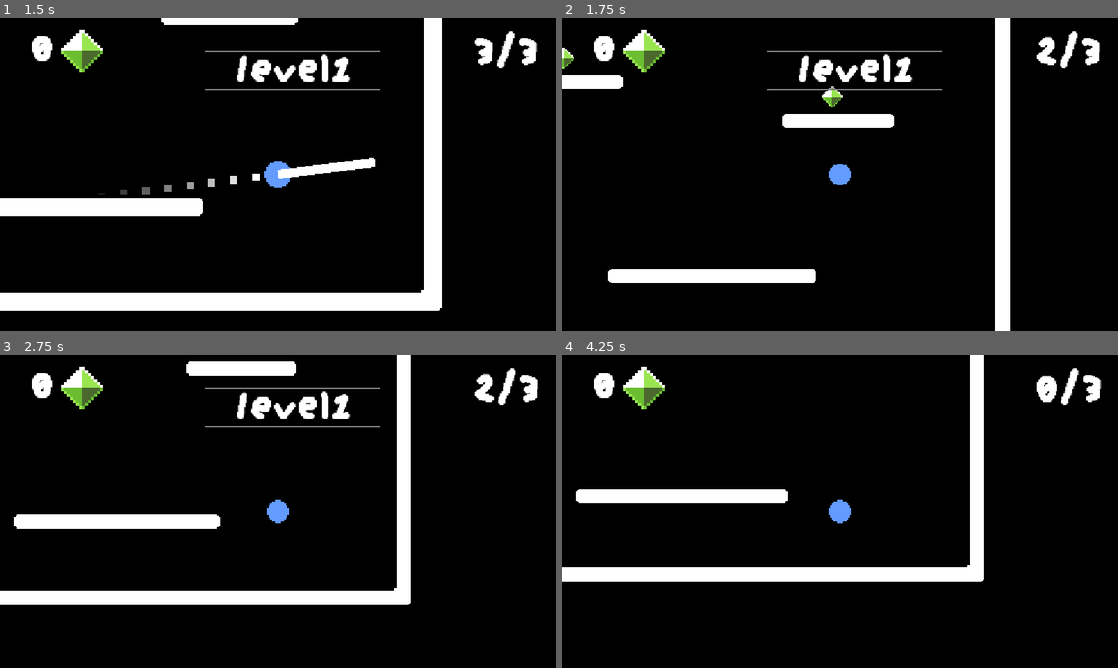
Above: before the commit, frames 1-4 (two rows, left to right).
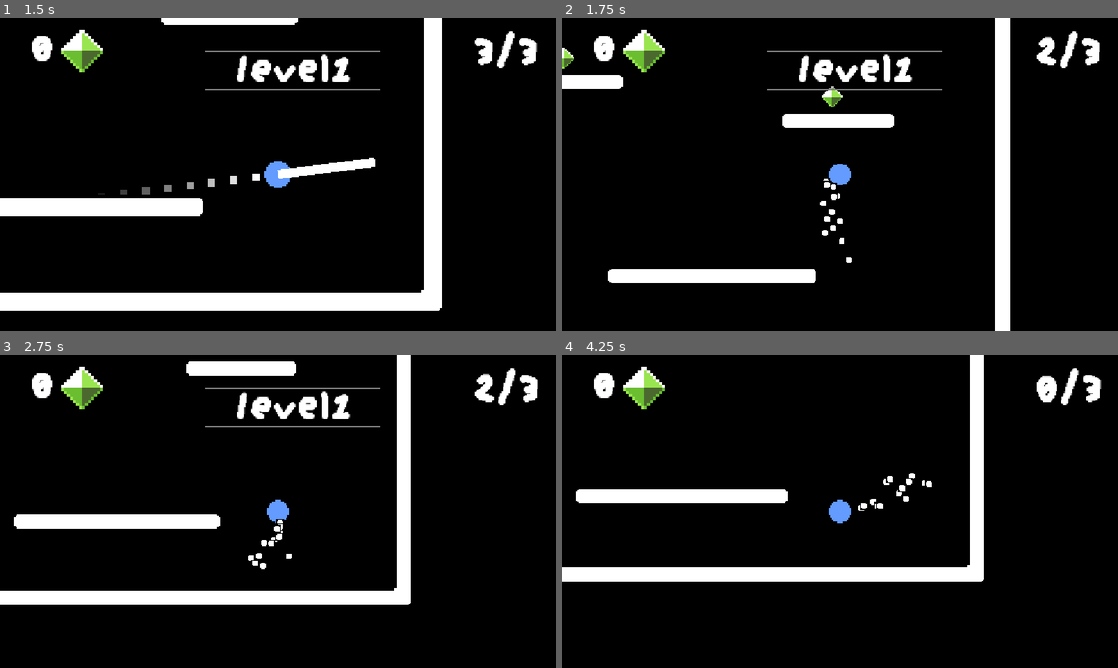
Above: after the commit, the same moments.

Repository: wuffgame/haven-gra
Game: Godot game, scene res://sceny/main_menu.tscn
Same seed, same stepped clock (60 frames per second), same inputs: the game is played once before the commit and once after it.
Inputs (mouse positions are in pixels of both pictures, inside the frame that each line leads up to):
- Up to frame 1 (1.5 s): click (272, 202) at 0.5 s; move the mouse to (400, 158) at 1.27 s; click (400, 158) at 1.42 s
- Up to frame 2 (1.75 s): no input
- Up to frame 3 (2.75 s): drag from (166, 527) to (278, 511) at 2.02 s
- Up to frame 4 (4.25 s): move the mouse to (895, 442) at 2.77 s; click (895, 442) at 2.92 s; drag from (812, 574) to (673, 464) at 3.52 s

Frame 1 is identical in both runs. In frame 2, 0.2% of the frame differs, in the area x 46-53%, y 51-79%; in frame 3, 0.2%; in frame 4, 0.2%, in the area x 53-67%, y 37-50%.

Commit message:
Dodano podstawowe particle podczas kolizji ze ścianą

Diff:
--- a/sceny/gracz.tscn
+++ b/sceny/gracz.tscn
@@ -4,6 +4,7 @@
 [ext_resource type="Texture2D" uid="uid://dpqyo80kw0wnx" path="res://assety/game/ball.png" id="2_40piq"]
 [ext_resource type="FontFile" uid="uid://cyvtx8cldexhl" path="res://assety/fonts/augiepixel.ttf" id="3_8in0d"]
 [ext_resource type="Texture2D" uid="uid://dpgcg5bu3kcgh" path="res://assety/game/gem.png" id="4_l1edu"]
+[ext_resource type="Texture2D" uid="uid://cckpnjuo1vb4p" path="res://assety/game/particle.png" id="5_oap5v"]
 
 [sub_resource type="CircleShape2D" id="CircleShape2D_epuwg"]
 radius = 17.0
@@ -61,6 +62,12 @@
 [sub_resource type="LabelSettings" id="LabelSettings_5ejix"]
 font = ExtResource("3_8in0d")
 font_size = 103
+
+[sub_resource type="ParticleProcessMaterial" id="ParticleProcessMaterial_5ejix"]
+particle_flag_disable_z = true
+initial_velocity_min = 200.0
+initial_velocity_max = 300.0
+gravity = Vector3(0, 98, 0)
 
 [node name="CharacterBody2D" type="CharacterBody2D" unique_id=944777820]
 script = ExtResource("1_7iwne")
@@ -129,4 +136,12 @@
 text = "213"
 label_settings = SubResource("LabelSettings_5ejix")
 
+[node name="GPUParticles2D" type="GPUParticles2D" parent="." unique_id=777710837]
+emitting = false
+amount = 15
+texture = ExtResource("5_oap5v")
+lifetime = 0.2
+one_shot = true
+process_material = SubResource("ParticleProcessMaterial_5ejix")
+
 [connection signal="area_entered" from="CollectorHitbox" to="." method="_on_collector_hitbox_area_entered"]
--- a/skrypty/gracz.gd
+++ b/skrypty/gracz.gd
@@ -33,6 +33,7 @@
 @onready var lvl_panel_label: Label = $CanvasLayer/Panel/Label
 @onready var lvl_panel: Panel = $CanvasLayer/Panel
 @onready var anim_player: AnimationPlayer = $CanvasLayer/Panel/AnimationPlayer
+@onready var hit_particles: GPUParticles2D = $GPUParticles2D
 
 func _ready() -> void:
 	lvl_panel_label.text = "level" + str(Global.lvl_number)
@@ -143,6 +144,12 @@
 	var normal = collision.get_normal()
 	velocity = velocity.bounce(normal) * 0.85
 	play_squash_animation(normal)
+	print("Uderzenie w ścianę! Odpalam cząsteczki.")
+	if hit_particles:
+		hit_particles.global_position = collision.get_position()
+		hit_particles.rotation = normal.angle()
+		hit_particles.restart()
+		hit_particles.emitting = true
 
 func _on_collector_hitbox_area_entered(area: Area2D) -> void:
 	if area.is_in_group("gems"):
--- a/skrypty/lvl_4.gd
+++ b/skrypty/lvl_4.gd
@@ -1,7 +1,7 @@
 extends Node2D
 
 @onready var moves_number = 4
-@onready var total_gems = 3
+@onready var total_gems = 4
 
 func _ready() -> void:
 	Global.max_moves = moves_number
Binary file added: assety/game/particle.png
Not shown, added: assety/game/particle.png.import
